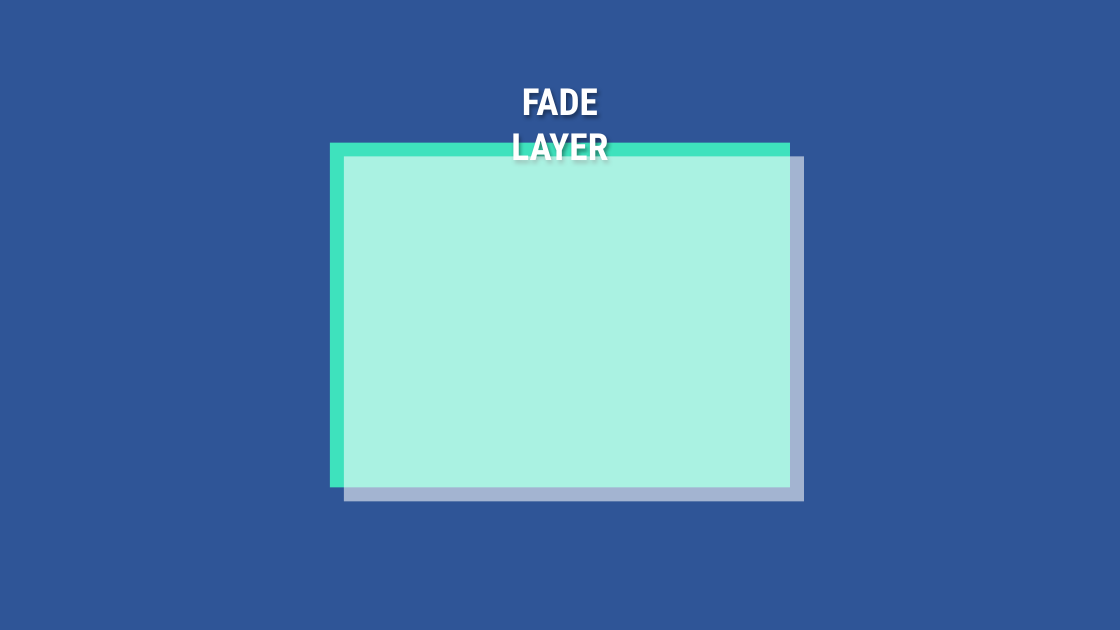
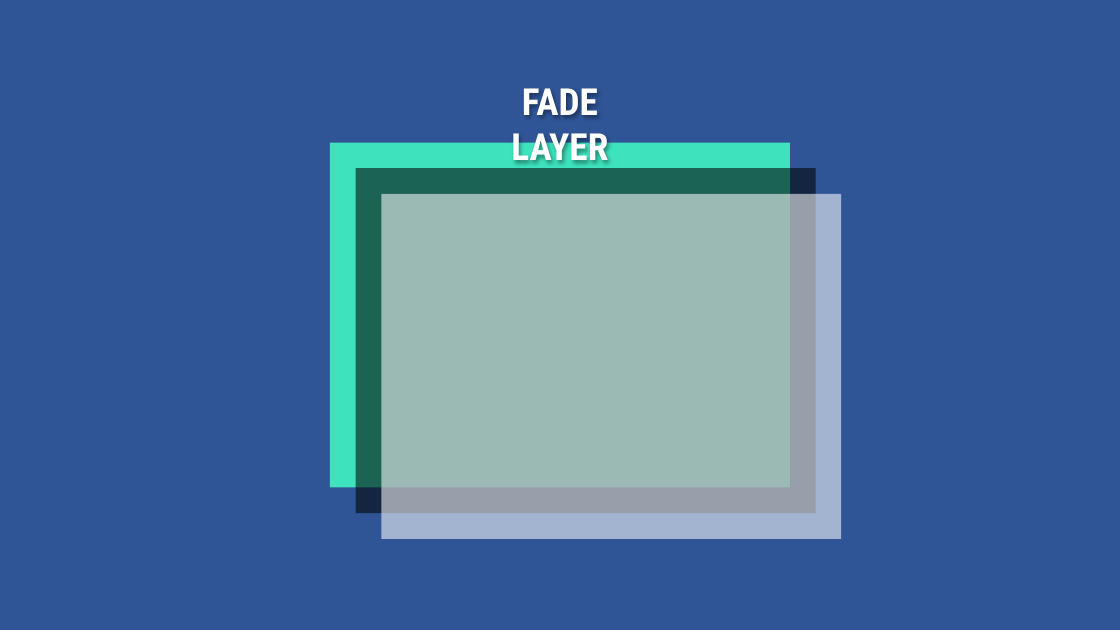
Before and after one commit to mydreamshine/2DGAME-Python, a slide deck: slide 4 of PPT/그래픽 리소스 작업.pptx. Drawn at 1120x630 pixels with LibreOffice and Linux fonts; fonts in the diff are those of the drawing. Boxes give left, top, right and bottom in pixels: in the first picture for what was removed or moved away, otherwise in the second. Text is boxed around its words. In the diff, an @@ line names an element or a change of style, - is before the commit and + after.

```diff
--- a/PPT/그래픽 리소스 작업.pptx
+++ b/PPT/그래픽 리소스 작업.pptx
@@ rectangle: place and size @@
-rectangle at (344,156,805,502)
+rectangle at (355,168,816,513)
@@ rectangle at (355,168,816,513): fill #FFFFFF at 56% opacity to #000000 at 56% opacity @@
@@ rectangle added at (381,194,842,539), fill #FFFFFF at 56% opacity @@
```
Also in this commit, not shown: 2 other slides changed, 1 slide removed, 23 other files.
